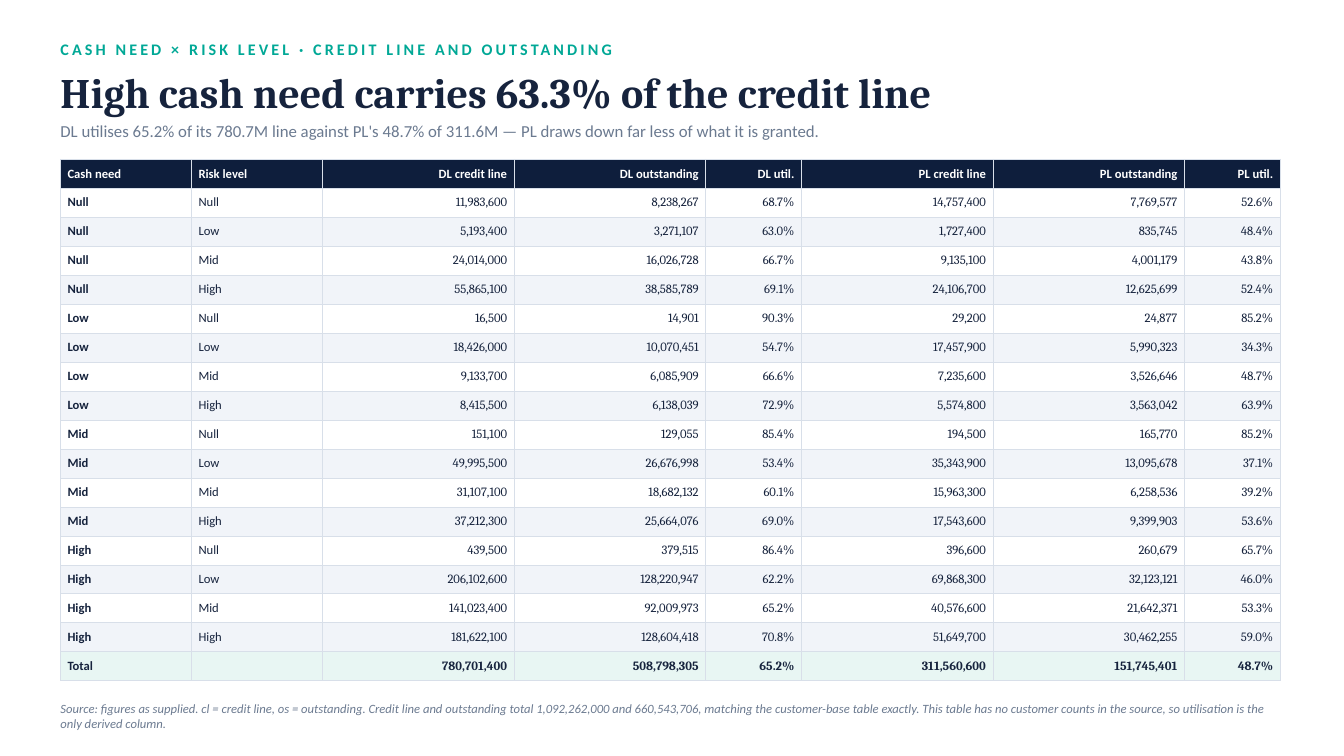
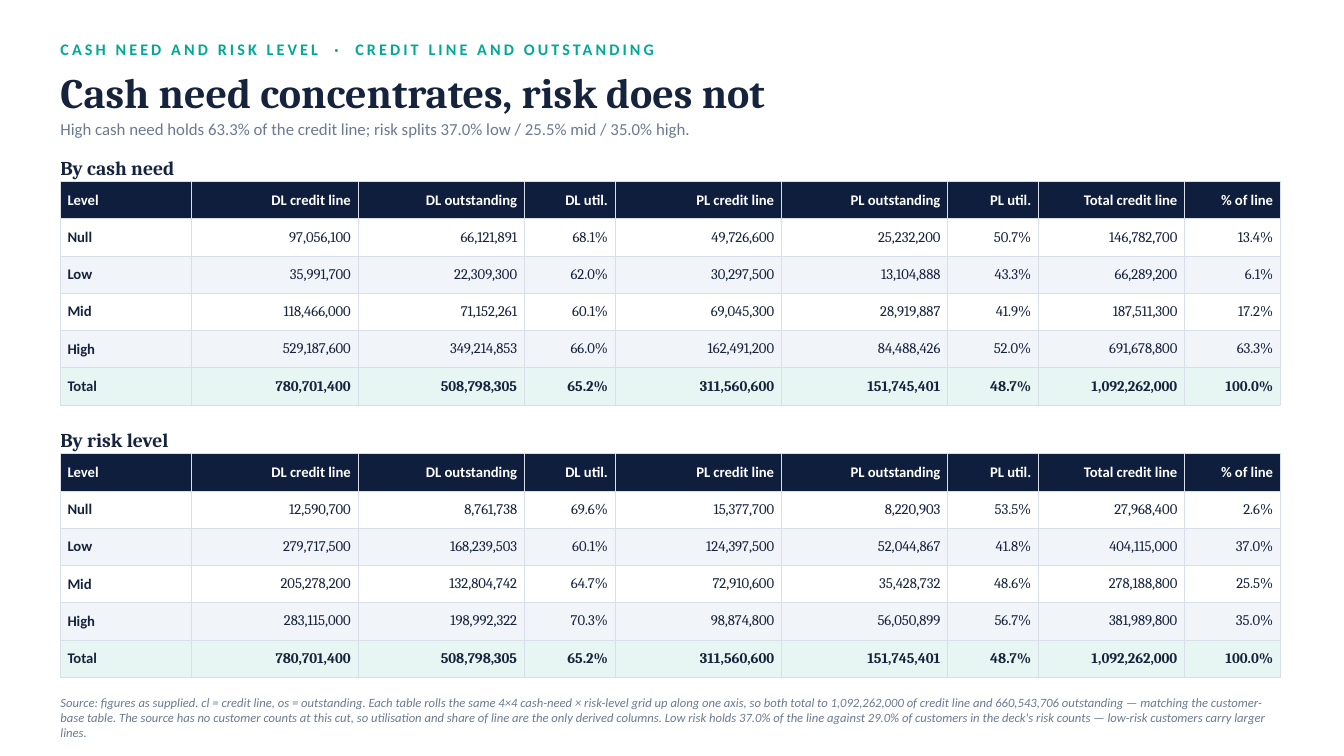
Before and after one commit to hweisim/claude_code, a slide deck: slide 6 of Lending_Book_Loan_Summary.pptx. Drawn at 1344x756 pixels with LibreOffice and Linux fonts; fonts in the diff are those of the drawing. Boxes give left, top, right and bottom in pixels: in the first picture for what was removed or moved away, otherwise in the second. Text is boxed around its words. In the diff, an @@ line names an element or a change of style, - is before the commit and + after.

```diff
--- a/Lending_Book_Loan_Summary.pptx
+++ b/Lending_Book_Loan_Summary.pptx
@@ text at [60,44,318,55]: text changed @@
-CASH NEED × RISK LEVEL · CREDIT LINE AND OUTSTANDING
+CASH NEED AND RISK LEVEL · CREDIT LINE AND OUTSTANDING
@@ text at [60,78,765,114]: text changed @@
-High cash need carries 63.3% of the credit line
+Cash need concentrates, risk does not
@@ text at [60,123,690,138]: text changed @@
-DL utilises 65.2% of its 780.7M line against PL's 48.7% of 311.6M — PL draws down far less of what it is granted.
+High cash need holds 63.3% of the credit line; risk splits 37.0% low / 25.5% mid / 35.0% high.
@@ text added at [60,161,174,180], 14 pt, text #16233D, bold @@
+By cash need
@@ table at [60,181,1280,397] @@
-Cash need | Risk level | DL credit line | DL outstanding | DL util. | PL credit line | PL outstanding | PL util.
-Null | Null | 11,983,600 | 8,238,267 | 68.7% | 14,757,400 | 7,769,577 | 52.6%
-Null | Low | 5,193,400 | 3,271,107 | 63.0% | 1,727,400 | 835,745 | 48.4%
-Null | Mid | 24,014,000 | 16,026,728 | 66.7% | 9,135,100 | 4,001,179 | 43.8%
-Null | High | 55,865,100 | 38,585,789 | 69.1% | 24,106,700 | 12,625,699 | 52.4%
-Low | Null | 16,500 | 14,901 | 90.3% | 29,200 | 24,877 | 85.2%
-Low | Low | 18,426,000 | 10,070,451 | 54.7% | 17,457,900 | 5,990,323 | 34.3%
-Low | Mid | 9,133,700 | 6,085,909 | 66.6% | 7,235,600 | 3,526,646 | 48.7%
-Low | High | 8,415,500 | 6,138,039 | 72.9% | 5,574,800 | 3,563,042 | 63.9%
-Mid | Null | 151,100 | 129,055 | 85.4% | 194,500 | 165,770 | 85.2%
-Mid | Low | 49,995,500 | 26,676,998 | 53.4% | 35,343,900 | 13,095,678 | 37.1%
-Mid | Mid | 31,107,100 | 18,682,132 | 60.1% | 15,963,300 | 6,258,536 | 39.2%
-Mid | High | 37,212,300 | 25,664,076 | 69.0% | 17,543,600 | 9,399,903 | 53.6%
-High | Null | 439,500 | 379,515 | 86.4% | 396,600 | 260,679 | 65.7%
-High | Low | 206,102,600 | 128,220,947 | 62.2% | 69,868,300 | 32,123,121 | 46.0%
-High | Mid | 141,023,400 | 92,009,973 | 65.2% | 40,576,600 | 21,642,371 | 53.3%
-High | High | 181,622,100 | 128,604,418 | 70.8% | 51,649,700 | 30,462,255 | 59.0%
-Total |  | 780,701,400 | 508,798,305 | 65.2% | 311,560,600 | 151,745,401 | 48.7%
+Level | DL credit line | DL outstanding | DL util. | PL credit line | PL outstanding | PL util. | Total credit line | % of line
+Null | 97,056,100 | 66,121,891 | 68.1% | 49,726,600 | 25,232,200 | 50.7% | 146,782,700 | 13.4%
+Low | 35,991,700 | 22,309,300 | 62.0% | 30,297,500 | 13,104,888 | 43.3% | 66,289,200 | 6.1%
+Mid | 118,466,000 | 71,152,261 | 60.1% | 69,045,300 | 28,919,887 | 41.9% | 187,511,300 | 17.2%
+High | 529,187,600 | 349,214,853 | 66.0% | 162,491,200 | 84,488,426 | 52.0% | 691,678,800 | 63.3%
+Total | 780,701,400 | 508,798,305 | 65.2% | 311,560,600 | 151,745,401 | 48.7% | 1,092,262,000 | 100.0%
@@ table: place and size @@
-table at [60,159,1280,676]
+table at [60,181,1280,397]
@@ text added at [60,433,169,452], 14 pt, text #16233D, bold @@
+By risk level
@@ table added at [60,454,1280,669], 6 rows, 9 columns @@
+Level | DL credit line | DL outstanding | DL util. | PL credit line | PL outstanding | PL util. | Total credit line | % of line
+Null | 12,590,700 | 8,761,738 | 69.6% | 15,377,700 | 8,220,903 | 53.5% | 27,968,400 | 2.6%
+Low | 279,717,500 | 168,239,503 | 60.1% | 124,397,500 | 52,044,867 | 41.8% | 404,115,000 | 37.0%
+Mid | 205,278,200 | 132,804,742 | 64.7% | 72,910,600 | 35,428,732 | 48.6% | 278,188,800 | 25.5%
+High | 283,115,000 | 198,992,322 | 70.3% | 98,874,800 | 56,050,899 | 56.7% | 381,989,800 | 35.0%
+Total | 780,701,400 | 508,798,305 | 65.2% | 311,560,600 | 151,745,401 | 48.7% | 1,092,262,000 | 100.0%
@@ text at [60,698,1265,737]: text changed @@
-Source: figures as supplied. cl = credit line, os = outstanding. Credit line and outstanding total 1,092,262,000 and 660,543,706, matching the customer-base table exactly. This table has no customer counts in the source, so utilisation is the only derived column.
+Source: figures as supplied. cl = credit line, os = outstanding. Each table rolls the same 4×4 cash-need × risk-level grid up along one axis, so both total to 1,092,262,000 of credit line and 660,543,706 outstanding — matching the customer-base table. The source has no customer counts at this cut, so utilisation and share of line are the only derived columns. Low risk holds 37.0% of the line against 29.0% of customers in the deck's risk counts — low-risk customers carry larger lines.
```
Also in this commit, not shown: 1 other file.
